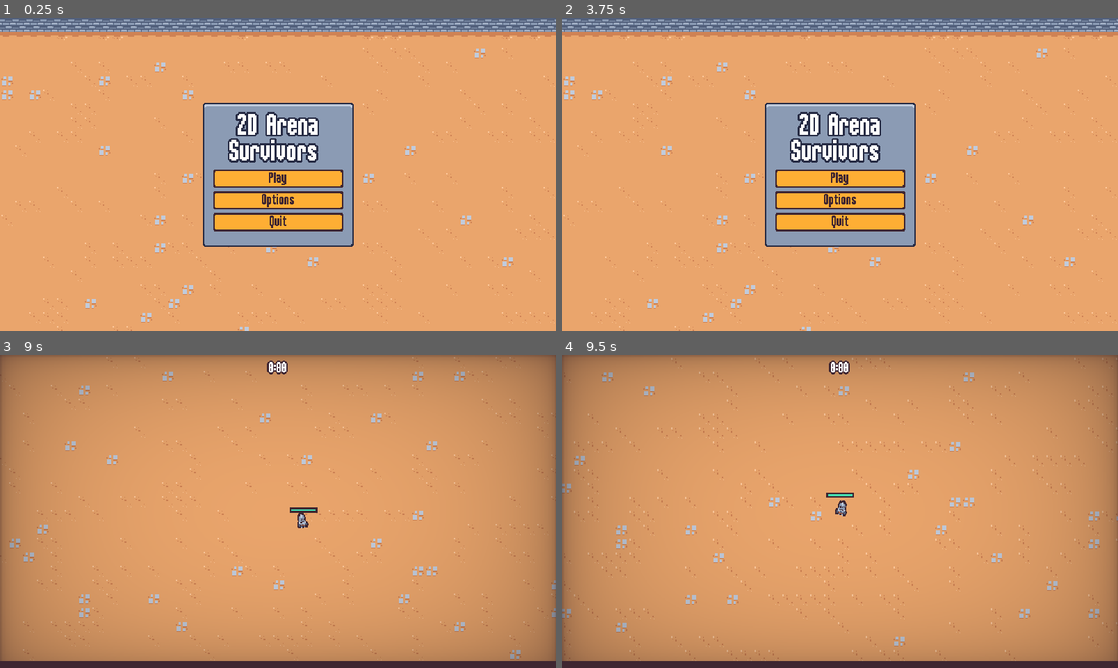
Above: before the commit, frames 1-4 (two rows, left to right).
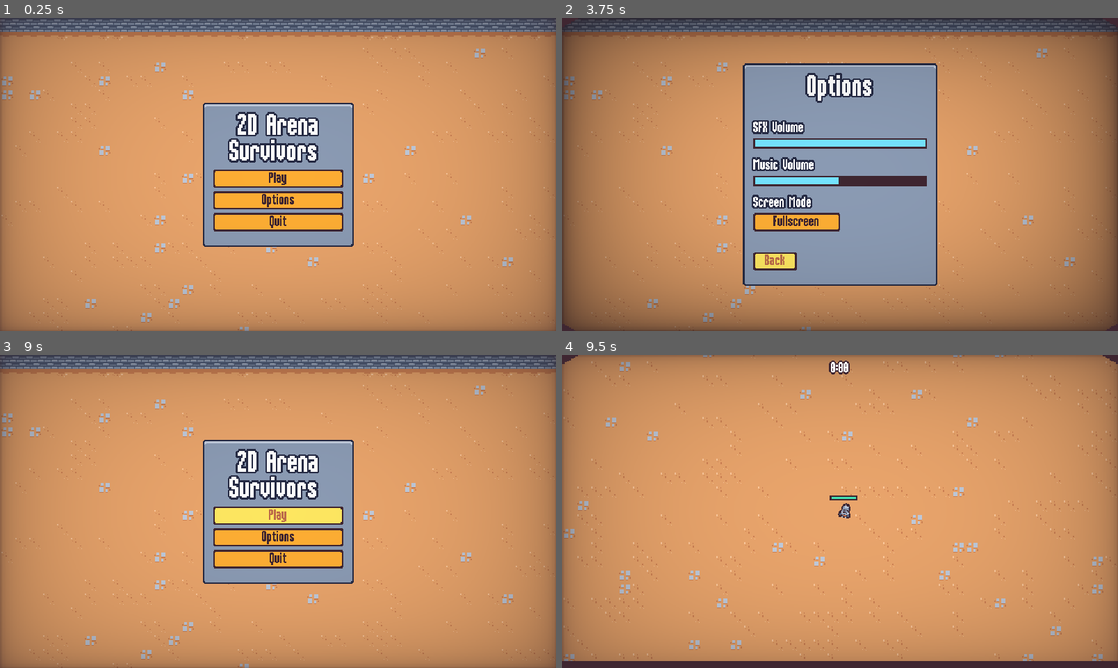
Above: after the commit, the same moments.

Repository: justknick/myFirst2DSurvivorsGame
Game: Godot game, scene res://scenes/ui/main_menu.tscn
Same seed, same stepped clock (60 frames per second), same inputs: the game is played once before the commit and once after it.
Inputs (mouse positions are in pixels of both pictures, inside the frame that each line leads up to):
- Up to frame 1 (0.25 s): no input
- Up to frame 2 (3.75 s): click "Options" at 0.5 s; click "Play" at 1.25 s; click "Play" at 2 s; click "Window" at 2.75 s; click "Back" at 3.5 s
- Up to frame 3 (9 s): move the mouse to (400, 495) at 4.27 s; press the mouse at (400, 495) at 4.28 s; hold D (move_right) 4.28-5.03 s; tap Enter at 5, 6.5, 8 s; move the mouse to (166, 527) at 5.02 s; release the mouse at (166, 527) at 5.03 s; hold S (move_down) 5.03-5.78 s; click (166, 527) at 5.1 s; tap Space at 5.75, 7.25, 8.75 s; move the mouse to (333, 442) at 5.77 s; press the mouse at (333, 442) at 5.78 s; hold D (move_right) 5.78-6.53 s; move the mouse to (250, 574) at 6.52 s; release the mouse at (250, 574) at 6.53 s; hold W (move_up) 6.53-7.28 s; click (250, 574) at 6.6 s; move the mouse to (444, 558) at 7.27 s; press the mouse at (444, 558) at 7.28 s; hold A (move_left) 7.28-8.78 s; tap Escape (pause) at 7.9 s; move the mouse to (111, 464) at 8.02 s; release the mouse at (111, 464) at 8.03 s; click (111, 464) at 8.1 s; move the mouse to (305, 511) at 8.77 s; press the mouse at (305, 511) at 8.78 s; hold S (move_down) from 8.78 s (still down)
- Up to frame 4 (9.5 s): keep holding S (move_down)

The runs differ from the first frame. In frame 1, 42% of the frame differs, in the area x 0-100%, y 0-100%; in frame 2, 83%; in frame 3, 23%; in frame 4, 4.4%.

Commit message:
Section 5.67 - Adding a Scene Transition Effect // created screen_transition scene // updated pause_menu, options_menu, end_screen scenes (implemented transition between screens), godot project (added ScreenTransition to autoload)

Diff:
--- a/project.godot
+++ b/project.godot
@@ -23,6 +23,7 @@
 
 GameEvents="*res://scenes/autoload/game_events.tscn"
 BgmAudioStreamPlayer="*res://scenes/autoload/bgm_audio_stream_player.tscn"
+ScreenTransition="*res://scenes/autoload/screen_transition.tscn"
 
 [debug]
 
--- a/resources/upgrades/sword_damage.tres
+++ b/resources/upgrades/sword_damage.tres
@@ -7,4 +7,4 @@
 id = "sword_damage"
 max_quantity = 0
 name = "Sword Damage"
-description = "Increases sword damage rate by 15%."
+description = "Increases sword damage  by 15%."
--- a/resources/upgrades/sword_rate.tres
+++ b/resources/upgrades/sword_rate.tres
@@ -7,4 +7,4 @@
 id = "sword_rate"
 max_quantity = 5
 name = "Sword Speed"
-description = "Increases sword attack rate by 10%."
+description = "Increases sword attack speed by 10%."
--- /dev/null
+++ b/scenes/autoload/screen_transition.gd
@@ -0,0 +1,34 @@
+extends CanvasLayer
+
+signal transition_halfway
+
+var skip_emit = false
+
+
+func transition():
+	#skip_emit = false
+	# play animation
+	play_animation()
+
+
+func emit_transition_halfway():
+	if skip_emit:
+		skip_emit = false
+		return
+
+	transition_halfway.emit()
+
+
+func play_animation():
+	$AnimationPlayer.play("default")
+	# await for transition_halfway signal to emit
+	await transition_halfway
+	# skip_emit switch, so transition_half doesn't emit after backwards
+	skip_emit = true
+	play_animation_backwards()
+
+
+func play_animation_backwards():
+	# play animation backwards
+	$AnimationPlayer.play_backwards("default")
+#	skip_emit = false
--- /dev/null
+++ b/scenes/autoload/screen_transition.gdshader
@@ -0,0 +1,16 @@
+shader_type canvas_item;
+
+uniform vec4 transition_color : source_color;
+uniform sampler2D transition_texture : filter_nearest;
+uniform float percent: hint_range(0.0, 1.0);
+
+void fragment() {
+	// Place fragment code here.
+	vec4 transition_texture_color = texture(transition_texture, UV);
+	if (transition_texture_color.r > percent) {
+		COLOR.a = 0.0;
+	}
+	else {
+		COLOR = transition_color;
+	}
+}
--- /dev/null
+++ b/scenes/autoload/screen_transition.tscn
@@ -0,0 +1,107 @@
+[gd_scene load_steps=8 format=3 uid="uid://bp64r56j4whj0"]
+
+[ext_resource type="Script" path="res://scenes/autoload/screen_transition.gd" id="1_26qjh"]
+[ext_resource type="Shader" path="res://scenes/autoload/screen_transition.gdshader" id="1_e8qni"]
+[ext_resource type="Texture2D" uid="uid://cosmiccie4lte" path="res://assets/ui/screen_transition.png" id="2_nvx8j"]
+
+[sub_resource type="Animation" id="Animation_yh857"]
+length = 0.001
+tracks/0/type = "value"
+tracks/0/imported = false
+tracks/0/enabled = true
+tracks/0/path = NodePath("ColorRect:material:shader_parameter/percent")
+tracks/0/interp = 1
+tracks/0/loop_wrap = true
+tracks/0/keys = {
+"times": PackedFloat32Array(0),
+"transitions": PackedFloat32Array(1),
+"update": 0,
+"values": [0.634]
+}
+tracks/1/type = "value"
+tracks/1/imported = false
+tracks/1/enabled = true
+tracks/1/path = NodePath("ColorRect:visible")
+tracks/1/interp = 1
+tracks/1/loop_wrap = true
+tracks/1/keys = {
+"times": PackedFloat32Array(0),
+"transitions": PackedFloat32Array(1),
+"update": 1,
+"values": [false]
+}
+
+[sub_resource type="Animation" id="Animation_im5kb"]
+resource_name = "default"
+length = 0.4
+step = 0.01
+tracks/0/type = "value"
+tracks/0/imported = false
+tracks/0/enabled = true
+tracks/0/path = NodePath("ColorRect:material:shader_parameter/percent")
+tracks/0/interp = 2
+tracks/0/loop_wrap = true
+tracks/0/keys = {
+"times": PackedFloat32Array(0, 0.4),
+"transitions": PackedFloat32Array(2, 1),
+"update": 0,
+"values": [0.0, 1.0]
+}
+tracks/1/type = "method"
+tracks/1/imported = false
+tracks/1/enabled = true
+tracks/1/path = NodePath(".")
+tracks/1/interp = 1
+tracks/1/loop_wrap = true
+tracks/1/keys = {
+"times": PackedFloat32Array(0.39),
+"transitions": PackedFloat32Array(1),
+"values": [{
+"args": [],
+"method": &"emit_transition_halfway"
+}]
+}
+tracks/2/type = "value"
+tracks/2/imported = false
+tracks/2/enabled = true
+tracks/2/path = NodePath("ColorRect:visible")
+tracks/2/interp = 2
+tracks/2/loop_wrap = true
+tracks/2/keys = {
+"times": PackedFloat32Array(-0.000805815, 0, 0.01),
+"transitions": PackedFloat32Array(1, 1, 1),
+"update": 1,
+"values": [false, false, true]
+}
+
+[sub_resource type="AnimationLibrary" id="AnimationLibrary_wcn6a"]
+_data = {
+"RESET": SubResource("Animation_yh857"),
+"default": SubResource("Animation_im5kb")
+}
+
+[sub_resource type="ShaderMaterial" id="ShaderMaterial_loxj7"]
+shader = ExtResource("1_e8qni")
+shader_parameter/transition_color = Color(0.247059, 0.14902, 0.192157, 1)
+shader_parameter/percent = 0.634
+shader_parameter/transition_texture = ExtResource("2_nvx8j")
+
+[node name="ScreenTransition" type="CanvasLayer"]
+process_mode = 3
+layer = 5
+script = ExtResource("1_26qjh")
+
+[node name="AnimationPlayer" type="AnimationPlayer" parent="."]
+libraries = {
+"": SubResource("AnimationLibrary_wcn6a")
+}
+
+[node name="ColorRect" type="ColorRect" parent="."]
+visible = false
+material = SubResource("ShaderMaterial_loxj7")
+anchors_preset = 15
+anchor_right = 1.0
+anchor_bottom = 1.0
+grow_horizontal = 2
+grow_vertical = 2
+mouse_filter = 2
--- a/scenes/ui/end_screen.gd
+++ b/scenes/ui/end_screen.gd
@@ -14,7 +14,7 @@
 	# button commands
 	get_tree().paused = true
 	%RestartButton.pressed.connect(on_restart_button_pressed)
-	%QuitButton.pressed.connect(on_quit_button_pressed)
+	%QuitToTitleButton.pressed.connect(on_quit_to_title_pressed)
 	# background animation
 	background_screen_player.play("out")
 	await background_screen_player.animation_finished
@@ -34,9 +34,18 @@
 
 
 func on_restart_button_pressed():
+	# transition animation
+	ScreenTransition.transition()
+	await ScreenTransition.transition_halfway
+
 	get_tree().paused = false
 	get_tree().change_scene_to_file("res://scenes/main/main.tscn")
 
 
-func on_quit_button_pressed():
-	get_tree().quit()
+func on_quit_to_title_pressed():
+	# transition animation
+	ScreenTransition.transition()
+	await ScreenTransition.transition_halfway
+
+	get_tree().paused = false
+	get_tree().change_scene_to_file("res://scenes/ui/main_menu.tscn")
--- a/scenes/ui/end_screen.tscn
+++ b/scenes/ui/end_screen.tscn
@@ -78,7 +78,7 @@
 layout_mode = 2
 text = "Restart"
 
-[node name="QuitButton" parent="MarginContainer/PanelContainer/MarginContainer/VBoxContainer/VBoxContainer" instance=ExtResource("3_ycuik")]
+[node name="QuitToTitleButton" parent="MarginContainer/PanelContainer/MarginContainer/VBoxContainer/VBoxContainer" instance=ExtResource("3_ycuik")]
 unique_name_in_owner = true
 layout_mode = 2
-text = "Quit"
+text = "Quit to Title Menu"
--- a/scenes/ui/main_menu.gd
+++ b/scenes/ui/main_menu.gd
@@ -10,10 +10,19 @@
 
 
 func on_play_pressed():
+	# transition animation
+	ScreenTransition.transition()
+	await ScreenTransition.transition_halfway
+
+	# change to main game scene
 	get_tree().change_scene_to_file("res://scenes/main/main.tscn")
 
 
 func on_options_pressed():
+	# transition animation
+	ScreenTransition.transition()
+	await ScreenTransition.transition_halfway
+
 	var options_instance = options_menu.instantiate()
 	add_child(options_instance)
 	options_instance.back_pressed.connect(on_options_closed.bind(options_instance))
@@ -24,4 +33,8 @@
 
 
 func on_options_closed(options_instance: Node):
+	# transition animation
+	ScreenTransition.transition()
+	await ScreenTransition.transition_halfway
+
 	options_instance.queue_free()
--- a/scenes/ui/main_menu.tscn
+++ b/scenes/ui/main_menu.tscn
@@ -62,3 +62,4 @@
 text = "Quit"
 
 [node name="Vignette" parent="." instance=ExtResource("2_ojqp2")]
+layer = 2
--- a/scenes/ui/options_menu.gd
+++ b/scenes/ui/options_menu.gd
@@ -63,4 +63,8 @@
 
 # back button will return to previous screen
 func on_back_pressed():
+	# transition animation
+#	ScreenTransition.transition()
+#	await ScreenTransition.transition_halfway
+
 	back_pressed.emit()
--- a/scenes/ui/pause_menu.gd
+++ b/scenes/ui/pause_menu.gd
@@ -52,16 +52,28 @@
 
 
 func on_options_pressed():
+	# transition animation
+	ScreenTransition.transition()
+	await ScreenTransition.transition_halfway
+
 	var options_instance = options_menu_scene.instantiate()
 	add_child(options_instance)
 	options_instance.back_pressed.connect(on_options_closed.bind(options_instance))
 
 
 func on_options_closed(options_instance: Node):
+	# transition animation
+	ScreenTransition.transition()
+	await ScreenTransition.transition_halfway
+
 	options_instance.queue_free()
 
 
 func on_quit_to_title_pressed():
+	# transition animation
+	ScreenTransition.transition()
+	await ScreenTransition.transition_halfway
+
 	# release the pause state
 	get_tree().paused = false
 	get_tree().change_scene_to_file("res://scenes/ui/main_menu.tscn")
Binary file added: assets/ui/screen_transition.png
Not shown, added: assets/ui/screen_transition.png.import
